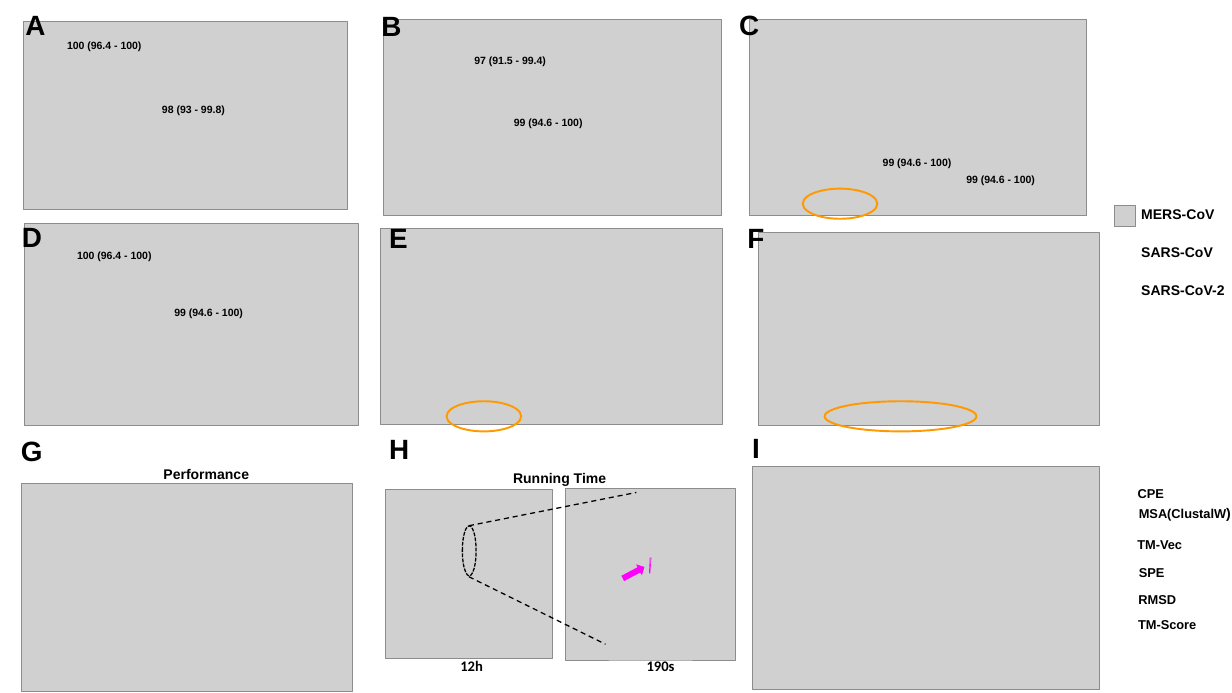
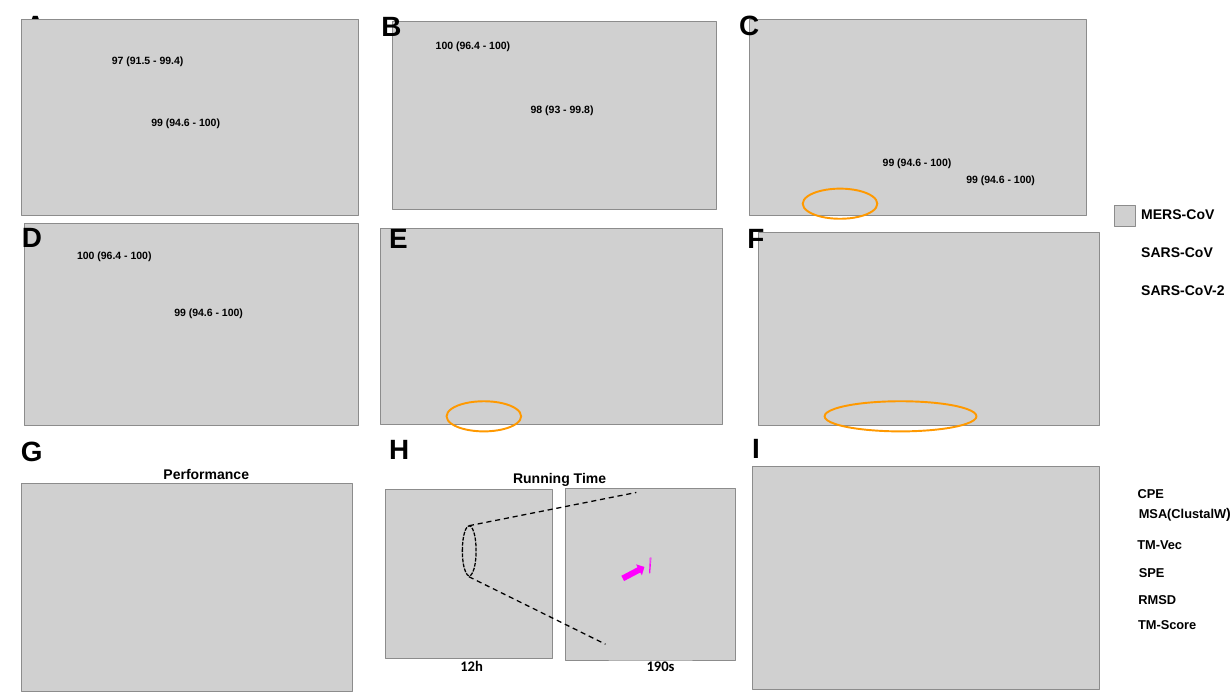
Before and after one commit to mirzaie-mehdi/ProteinEnergyProfileSimilarity, a slide deck: slide 1 of manuscript/Revised/Final_Figure/Fig10_new.pptx. Drawn at 1232x693 pixels with LibreOffice and Linux fonts; fonts in the diff are those of the drawing; grey boxes stand for pictures; background and template pictures are left out. Boxes give left, top, right and bottom in pixels: in the first picture for what was removed or moved away, otherwise in the second. Text is boxed around its words. In the diff, an @@ line names an element or a change of style, - is before the commit and + after.

```diff
--- a/manuscript/Revised/Final_Figure/Fig10_new.pptx
+++ b/manuscript/Revised/Final_Figure/Fig10_new.pptx
@@ picture moved from (x1=384, y1=19, x2=721, y2=215) to (x1=21, y1=19, x2=359, y2=215) @@
@@ text "97 (91.5 - 99.4)" moved from (x1=474, y1=56, x2=546, y2=66) to (x1=112, y1=56, x2=184, y2=66) @@
@@ text "99 (94.6 - 100)" moved from (x1=514, y1=118, x2=583, y2=128) to (x1=151, y1=118, x2=220, y2=129) @@
@@ 2 texts, 1 picture moved together from (x1=23, y1=22, x2=348, y2=210) to (x1=392, y1=22, x2=716, y2=210) @@
```
Also in this commit, not shown: 18 other files.
